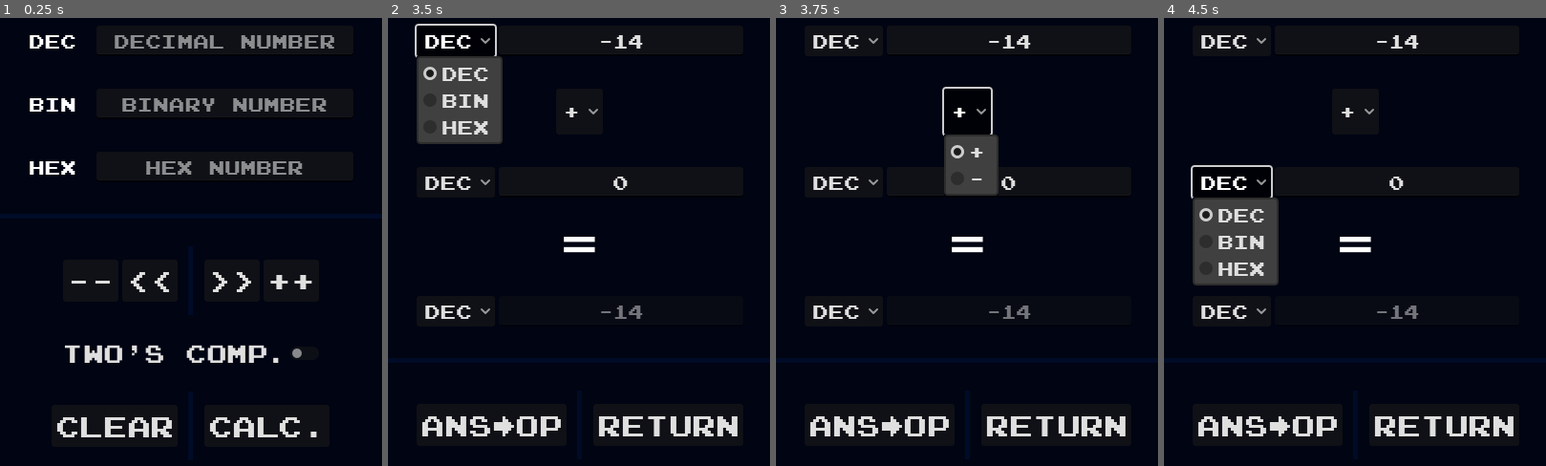
Above: before the commit, frames 1-4 (left to right).
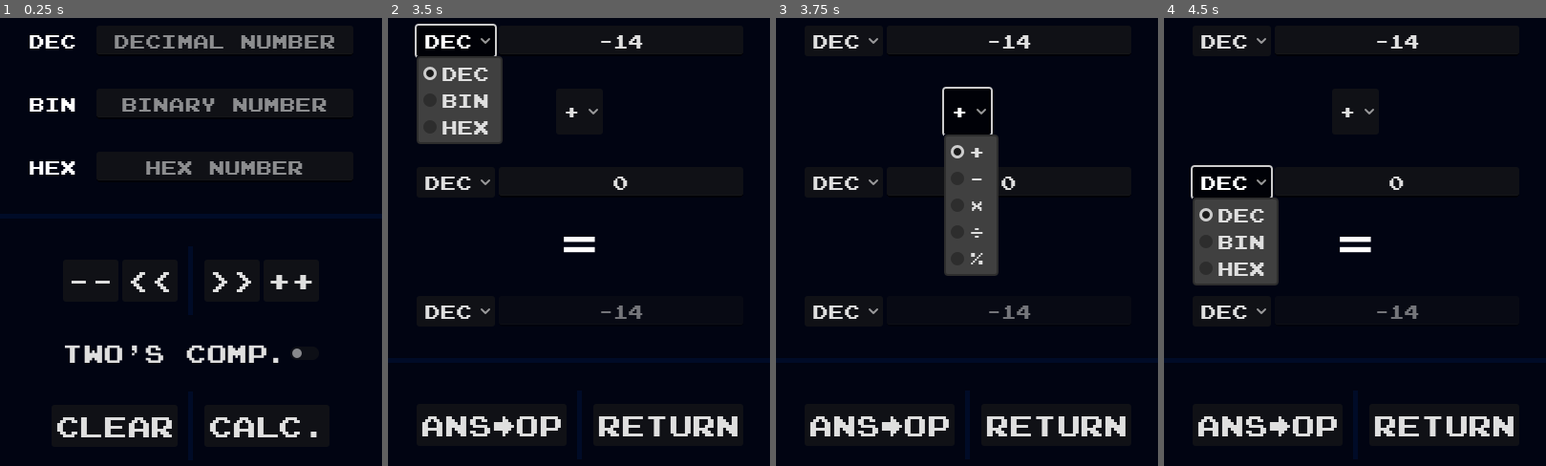
Above: after the commit, the same moments.

Repository: AlexZavor/HexBinDec
Game: Godot game, scene res://app.tscn
The game is run twice, just before and just after one commit, with the same random seed, the same clock (stepped at 60 frames per second) and the same inputs.
Inputs (mouse positions are in pixels of both pictures, inside the frame that each line leads up to):
- Up to frame 1 (0.25 s): no input
- Up to frame 2 (3.5 s): click (613, 40) at 0.52 s; type "12" at 0.6 s; click (613, 103) at 0.75 s; type "12" at 0.83 s; click (613, 165) at 0.98 s; type "12" at 1.07 s; click "Two's Comp." at 1.25 s; click "Calc." at 2 s; click "Dec" at 2.75 s
- Up to frame 3 (3.75 s): click "+" at 3.5 s
- Up to frame 4 (4.5 s): click "Dec" at 4.25 s

Frames 1-2 are identical in both runs. In frame 3, 2.5% of the frame differs, in the area x 44-59%, y 39-58%; in frame 4, nothing differs.

Commit message:
Fixed math, added operations

Diff:
--- a/Math.gd
+++ b/Math.gd
@@ -32,10 +32,14 @@
 	return true
 
 func eval_bin(dec):
+	var neg = false
 	var string = ""
 	var i = 1
 	if(dec == 0):
 		return "0"
+	elif(dec < 0):
+		neg = true
+		dec = abs(dec)-1
 	while (dec > 0):
 		if(dec % (1<<i)):
 			string = "1"+string
@@ -45,7 +49,31 @@
 		i+=1
 		if(((i-1) % 4 == 0) && (dec > 0)):
 			string = " "+string
+	if neg:
+		var string2 = "1"
+		for c in string:
+			if(c == "0"):
+				string2+="1"
+			elif(c == "1"):
+				string2+="0"
+			else:
+				string2+=" "
+		string = string2
 	return string
+
+func eval_twos_bin(bin):
+	var rtn = 0
+	var i = pow(2, bin.length()-1)
+	var neg = true
+	for c in bin:
+		if(c == "1"):
+			if(neg):
+				rtn -= i
+			else:
+				rtn += i
+		i /= 2
+		neg = false
+	return rtn
 
 func to_hex_char(input):
 	if(input>9):
@@ -67,11 +95,52 @@
 	else:
 		return str(input)
 
+func invert_hex(input):
+	match input:
+		"0":
+			return "F"
+		"1":
+			return "E"
+		"2":
+			return "D"
+		"3":
+			return "C"
+		"4":
+			return "B"
+		"5":
+			return "A"
+		"6":
+			return "9"
+		"7":
+			return "8"
+		"8":
+			return "7"
+		"9":
+			return "6"
+		"A":
+			return "5"
+		"B":
+			return "4"
+		"C":
+			return "3"
+		"D":
+			return "2"
+		"E":
+			return "1"
+		"F":
+			return "0"
+		_:
+			return "X"
+
 func eval_hex(dec):
+	var neg = false
 	var string = ""
 	var i = 1
 	if(dec == 0):
 		return "0"
+	elif(dec < 0):
+		neg = true
+		dec = abs(dec)-1
 	while (dec > 0):
 		var reference = pow(16,i)
 		reference = dec % int(reference)
@@ -83,10 +152,20 @@
 		i+=1
 		if(((i-1) % 4 == 0) && (dec > 0)):
 			string = " "+string
+	if neg:
+		if(string.length() == 0):
+			return "1"
+		if(string[0] >= "8"):
+			string = "0"+string
+		var string2 = ""
+		for c in string:
+			string2 += invert_hex(c)
+		string = string2
 	#string = "0x"+string
 	return string
 
 func calculate():
+	ansText.remove_theme_color_override("font_color")
 	match operationSel.selected:
 		0: # add
 			ans = op1 + op2
@@ -94,6 +173,25 @@
 		1: # sub
 			ans = op1 - op2
 			set_ans_text()
+		2: # mul
+			ans = op1 * op2
+			set_ans_text()
+		3: # div
+			if(op2 != 0):
+				ans = int(op1 / op2)
+				set_ans_text()
+			else:
+				ansText.add_theme_color_override("font_color", Color(1,0,0,1))
+				ans = 0
+				set_ans_text()
+		4: # mod
+			if(op2 != 0):
+				ans = op1 % op2
+				set_ans_text()
+			else:
+				ansText.add_theme_color_override("font_color", Color(1,0,0,1))
+				ans = 0
+				set_ans_text()
 
 # edit text
 
@@ -121,7 +219,7 @@
 				new_text = new_text.substr(2)
 			if is_valid_bin(new_text):
 				op1Text.remove_theme_color_override("font_color")
-				op1 = new_text.bin_to_int()
+				op1 = eval_twos_bin(new_text)
 			else:
 				op1Text.add_theme_color_override("font_color", Color(1,0,0,1))
 				op1 = 0
@@ -166,7 +264,7 @@
 				new_text = new_text.substr(2)
 			if is_valid_bin(new_text):
 				op2Text.remove_theme_color_override("font_color")
-				op2 = new_text.bin_to_int()
+				op2 = eval_twos_bin(new_text)
 			else:
 				op2Text.add_theme_color_override("font_color", Color(1,0,0,1))
 				op2 = 0
--- a/Math.tscn
+++ b/Math.tscn
@@ -55,12 +55,18 @@
 [node name="OperationSel" type="OptionButton" parent="VBoxContainer/Operation/HBoxContainer"]
 layout_mode = 2
 alignment = 1
-item_count = 2
+item_count = 5
 selected = 0
 popup/item_0/text = "+"
 popup/item_0/id = 0
 popup/item_1/text = "-"
 popup/item_1/id = 1
+popup/item_2/text = "×"
+popup/item_2/id = 2
+popup/item_3/text = "÷"
+popup/item_3/id = 3
+popup/item_4/text = "%"
+popup/item_4/id = 4
 
 [node name="Swap" type="Button" parent="VBoxContainer/Operation/HBoxContainer"]
 visible = false
